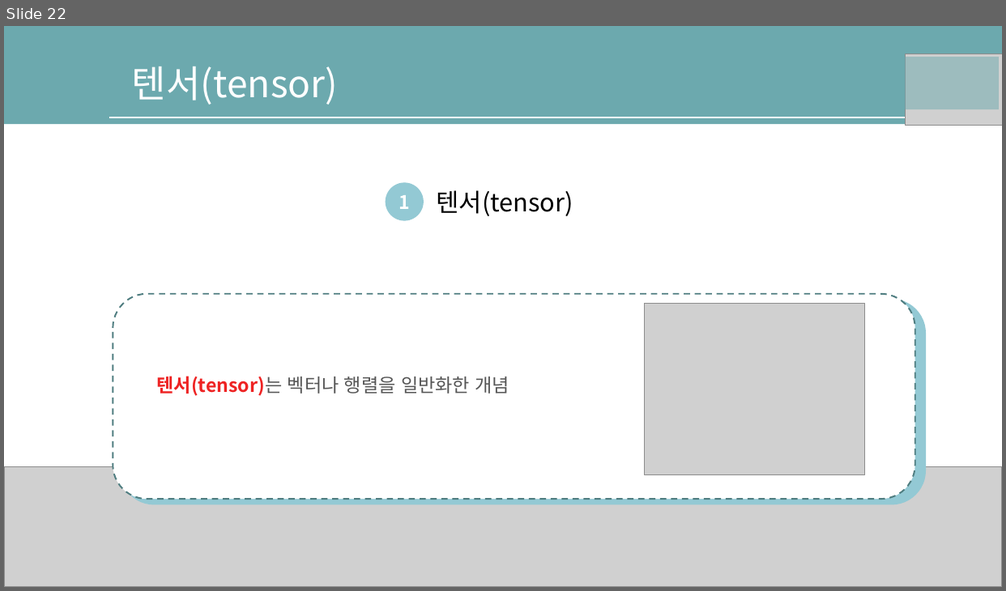
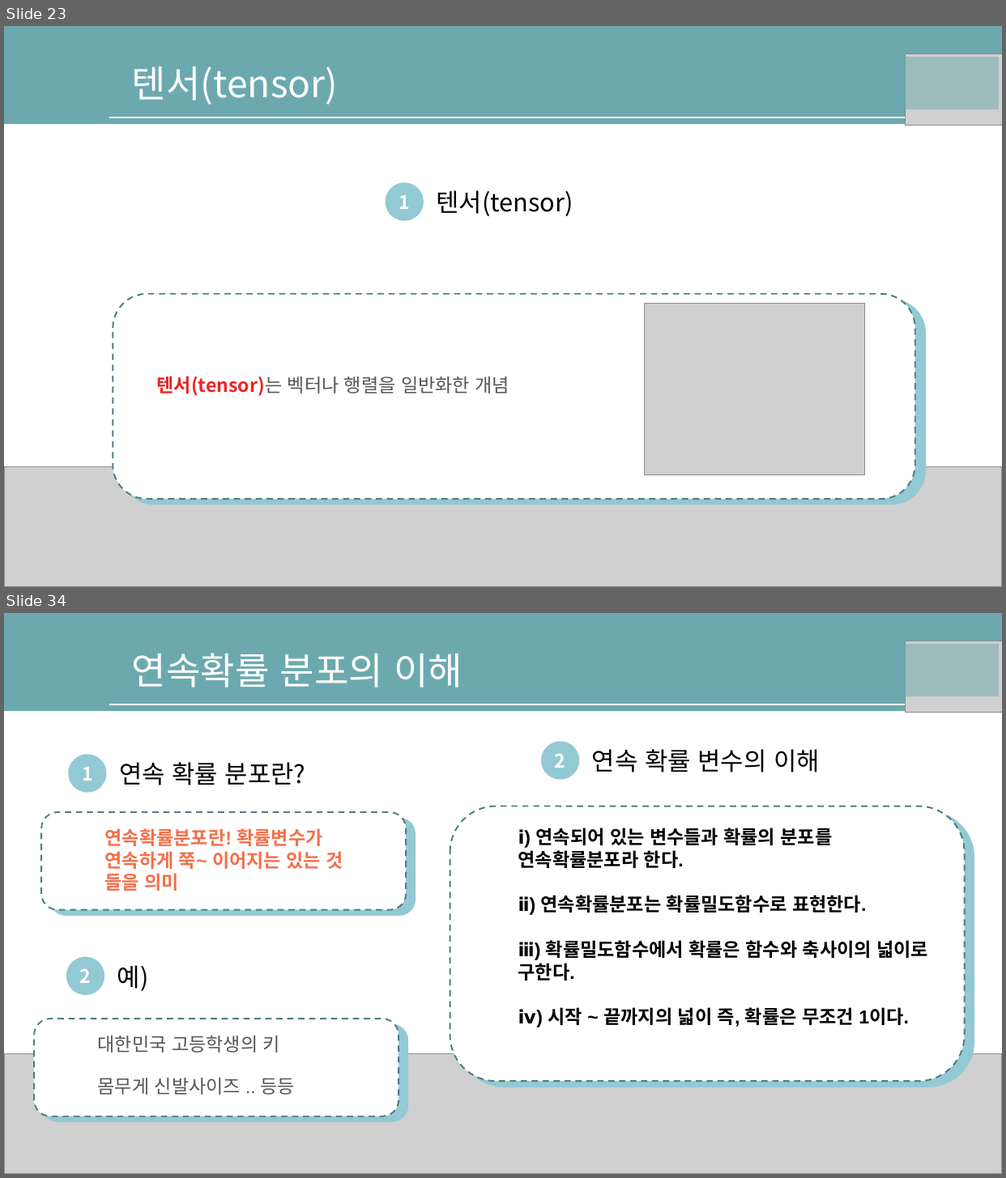
Before and after one commit to nqwrt/ai_doucument, a slide deck: AI-딥러닝을위한-수학공식.pptx. Shown one above the other, each under a label of ours: slide 22 before the commit, slides 23 and 34 after it; the slides between them are not shown. The pictures are 1006x591 and 1006x1178 pixels, drawn with LibreOffice and Linux fonts; fonts in the diff are those of the drawing; grey boxes stand for pictures; background and template pictures are left out. Boxes give left, top, right and bottom in pixels: in the first picture for what was removed or moved away, otherwise in the second. Text is boxed around its words. In the diff, an @@ line names an element or a change of style, - is before the commit and + after.

Commit message:
commit2

```diff
--- a/AI-딥러닝을위한-수학공식.pptx
+++ b/AI-딥러닝을위한-수학공식.pptx
@@ slide 34 added at (4, 613, 1002, 1174), background #FFFFFF; not listed: 2 template elements that a slide beside it also shows @@
@@ text added at (132, 653, 462, 688), 36 pt, text #FFFFFF @@
+연속확률 분포의 이해
@@ rectangle added at (902, 644, 999, 697), fill #6CA9AE at 50% opacity @@
@@ picture added at (906, 641, 1002, 712) @@
@@ ellipse added at (68, 755, 107, 793), fill #93C9D4, 18 pt, text #FFFFFF, bold @@
+1
@@ ellipse added at (542, 741, 580, 779), fill #93C9D4, 18 pt, text #FFFFFF, bold @@
+2
@@ text added at (592, 749, 820, 773), 24 pt, text #000000 @@
+연속 확률 변수의 이해
@@ text added at (119, 762, 306, 786), 24 pt, text #000000 @@
+연속 확률 분포란?
@@ rounded rectangle added at (450, 806, 965, 1082), fill #FFFFFF, outline #507D81 1.5 pt dashed @@
@@ rounded rectangle added at (41, 812, 406, 910), fill #FFFFFF, outline #507D81 1.5 pt dashed @@
@@ rounded rectangle added at (49, 818, 415, 916), fill #93C9D4 @@
@@ text added at (105, 828, 343, 891), 18 pt, text #F3704C, bold @@
+연속확률분포란! 확률변수가
+연속하게 쭉~ 이어지는 있는 것 들을 의미
@@ rounded rectangle added at (458, 811, 974, 1088), fill #93C9D4 @@
@@ text added at (518, 828, 928, 1028), 18 pt, text #000000, bold @@
+ⅰ) 연속되어 있는 변수들과 확률의 분포를 연속확률분포라 한다.
+ⅱ) 연속확률분포는 확률밀도함수로 표현한다.
+ⅲ) 확률밀도함수에서 확률은 함수와 축사이의 넓이로 구한다.
+ⅳ) 시작 ~ 끝까지의 넓이 즉, 확률은 무조건 1이다.
@@ ellipse added at (66, 957, 104, 995), fill #93C9D4, 18 pt, text #FFFFFF, bold @@
+2
@@ text added at (117, 965, 149, 991), 24 pt, text #000000 @@
+예)
@@ rounded rectangle added at (34, 1019, 398, 1117), fill #FFFFFF, outline #507D81 1.5 pt dashed @@
@@ rounded rectangle added at (42, 1024, 408, 1122), fill #93C9D4 @@
@@ text added at (98, 1036, 280, 1053), 18 pt, text #555555 @@
+대한민국 고등학생의 키
@@ picture added at (4, 1054, 1002, 1174) @@
@@ text added at (98, 1078, 295, 1095), 18 pt, text #555555 @@
+몸무게 신발사이즈 .. 등등
@@ what was slide 22 is now slide 23 @@
```
Also in this commit, not shown: 20 other slides added.
